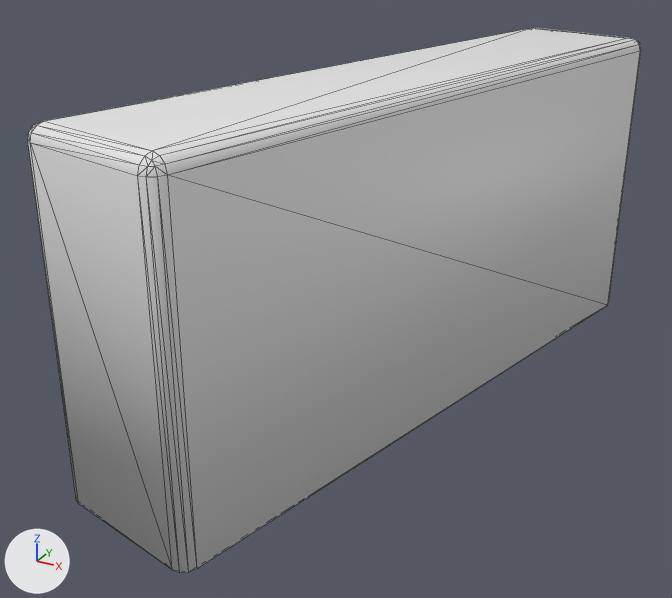
One commit to the glTF model content/proxies/P11.glb: the scene before it, then after it.
Rendered twice from a camera (50 mm lens) standing at (336.84, 105.23, 118.69) and looking at (334.27, 109.89, 116.35). Lighting does not change. The marker at lower left points along +X, +Y and +Z. Mesh edges are drawn as thin lines. Where no turn or scale is listed for an object, it has been applied to the vertices. Vertices at the same position are counted once.

The scene before the commit, as lines of its bpy script (objects in view):
```python
me_text_006 = bpy.data.meshes.new('Text.006')
me_text_006.from_pydata(...)  # 64 vertices, 124 faces; spans x -1.0..0.89, y -4.22..0.22, z -0.99..1.05
ob_p11 = bpy.data.objects.new('P11', me_text_006)
ob_p11.location = (334.586, 112.211, 116.682)
```
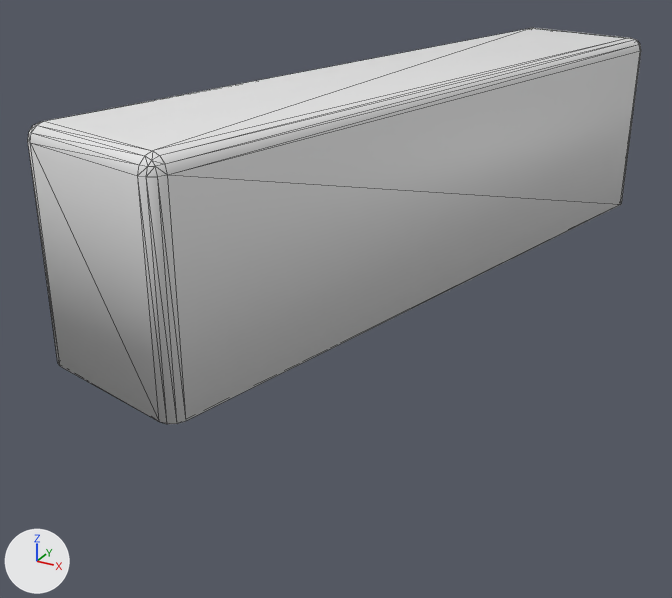
Where the change shows, as pixel boxes [x1, y1, x2, y2] in the pictures (672 x 598 px; the box of a moved part takes in the faces that stretch with it):
'P11', reshaped (27% shorter)
    before: [28, 28, 641, 572]
    after: [28, 28, 641, 424]
part 1 of me_text_006, moved or reshaped
    before: [28, 116, 633, 572]
    after: [28, 116, 633, 424]

What the commit changed:
me_text_006 has 64 vertices, 124 faces and spans x -1.0..0.89, y -4.22..0.22, z -0.99..1.05.
me_text_006 is used by ob_p11; location (334.586, 112.211, 116.682).
me_text_006 part 1: all 16 vertices in x -1.0..0.89, y -4.22..0.22, z -0.99 are moved by (0.0, 0.0, 0.83).
